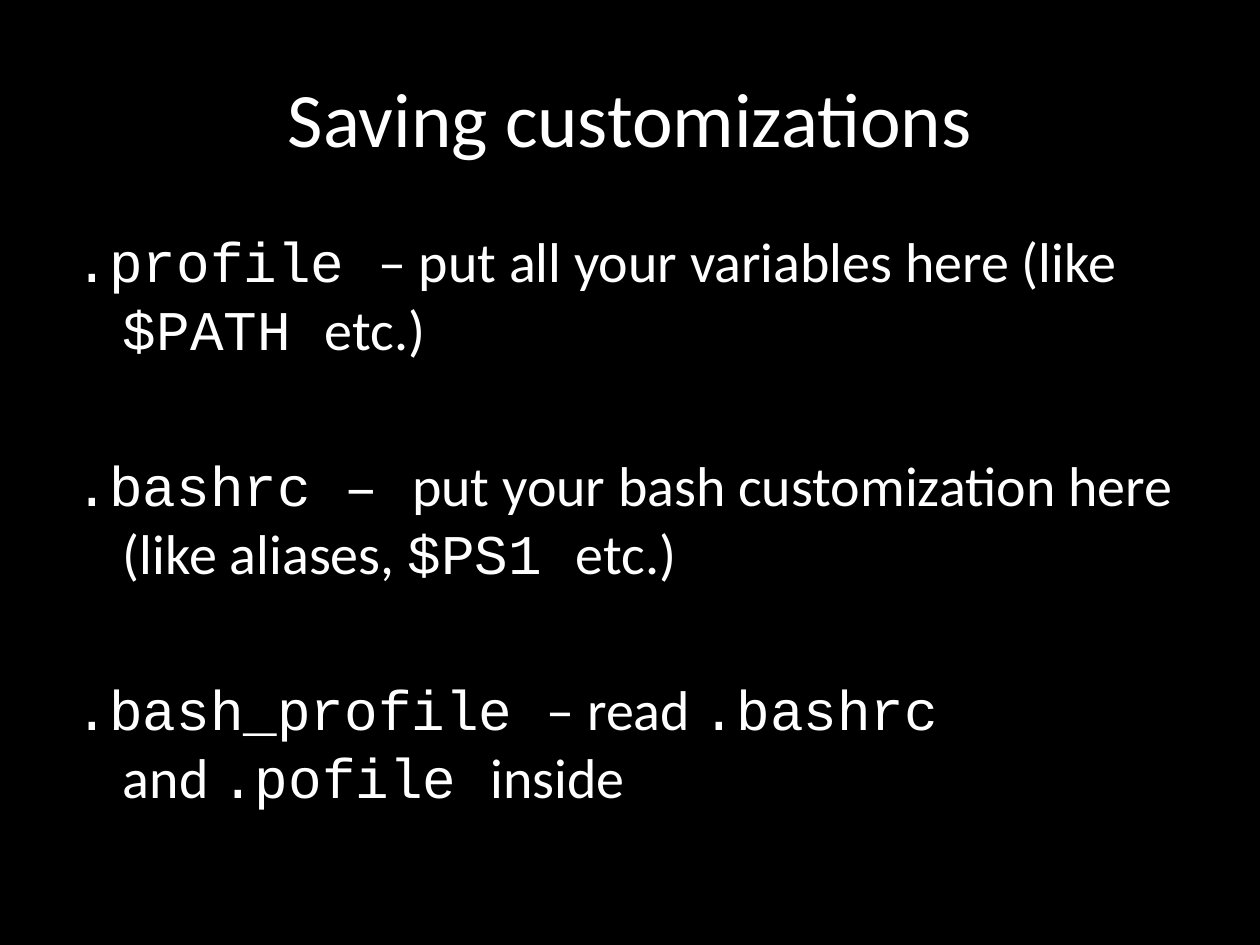
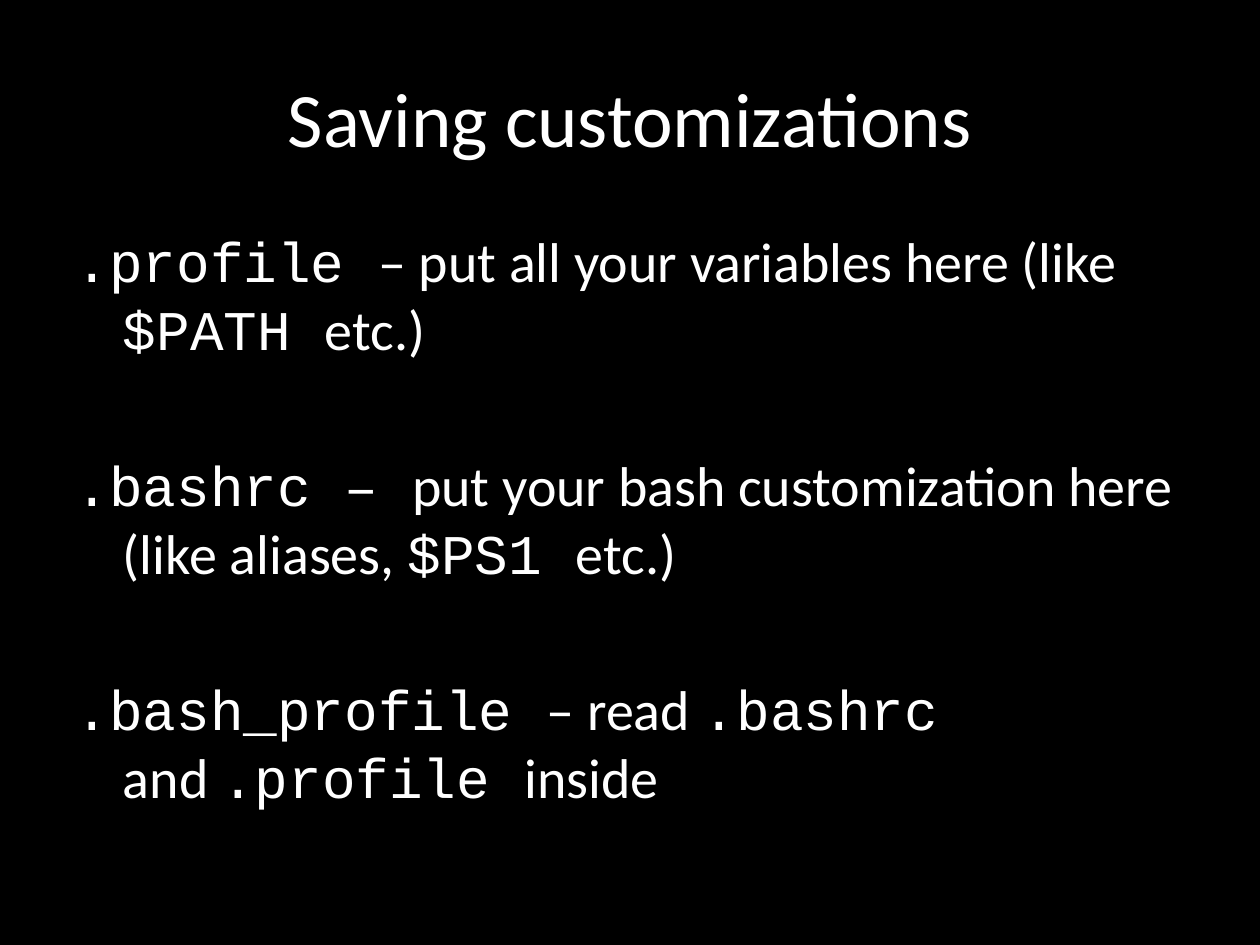
Before and after one commit to mikehulluk/IntroductionToResearchComputing, a slide deck: slide 7 of Wk1/Bash is your friend.pptx. Drawn at 1260x945 pixels with LibreOffice and Linux fonts; fonts in the diff are those of the drawing. Boxes give left, top, right and bottom in pixels: in the first picture for what was removed or moved away, otherwise in the second. Text is boxed around its words. In the diff, an @@ line names an element or a change of style, - is before the commit and + after.

```diff
--- a/Wk1/Bash is your friend.pptx
+++ b/Wk1/Bash is your friend.pptx
@@ text at box(76, 690, 938, 810): text changed @@
-.bash_profile – read .bashrc and .pofile inside
+.bash_profile – read .bashrc and .profile inside
```
Also in this commit, not shown: 1 other file.
